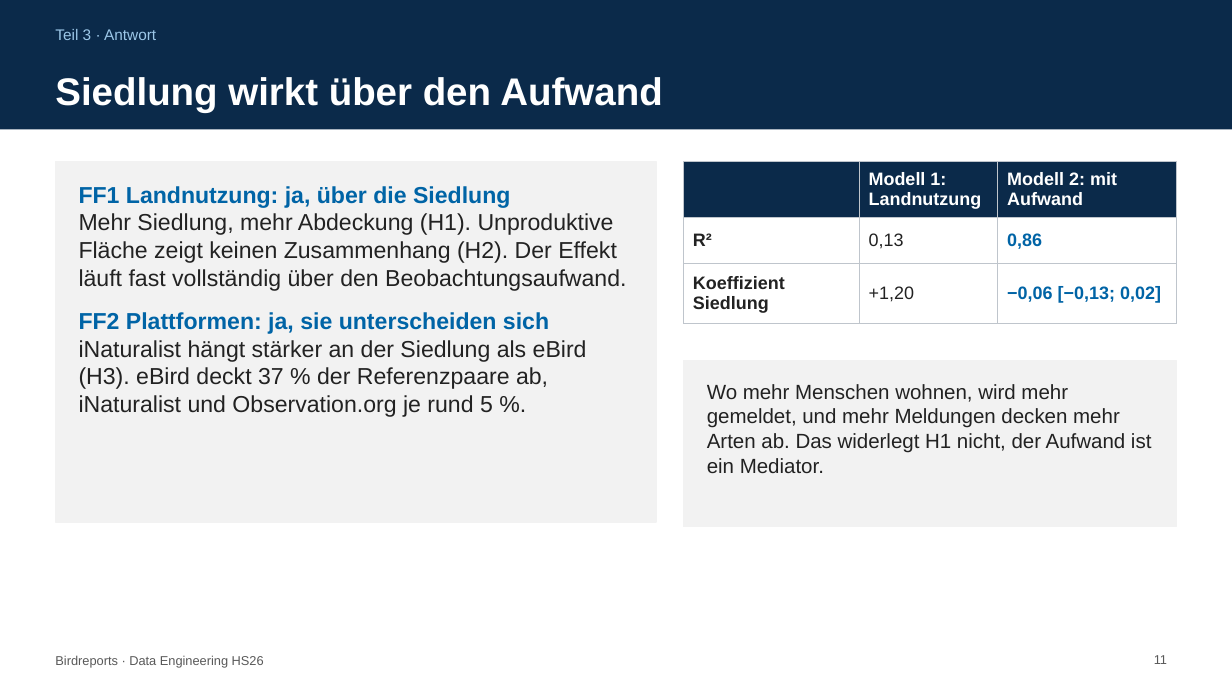
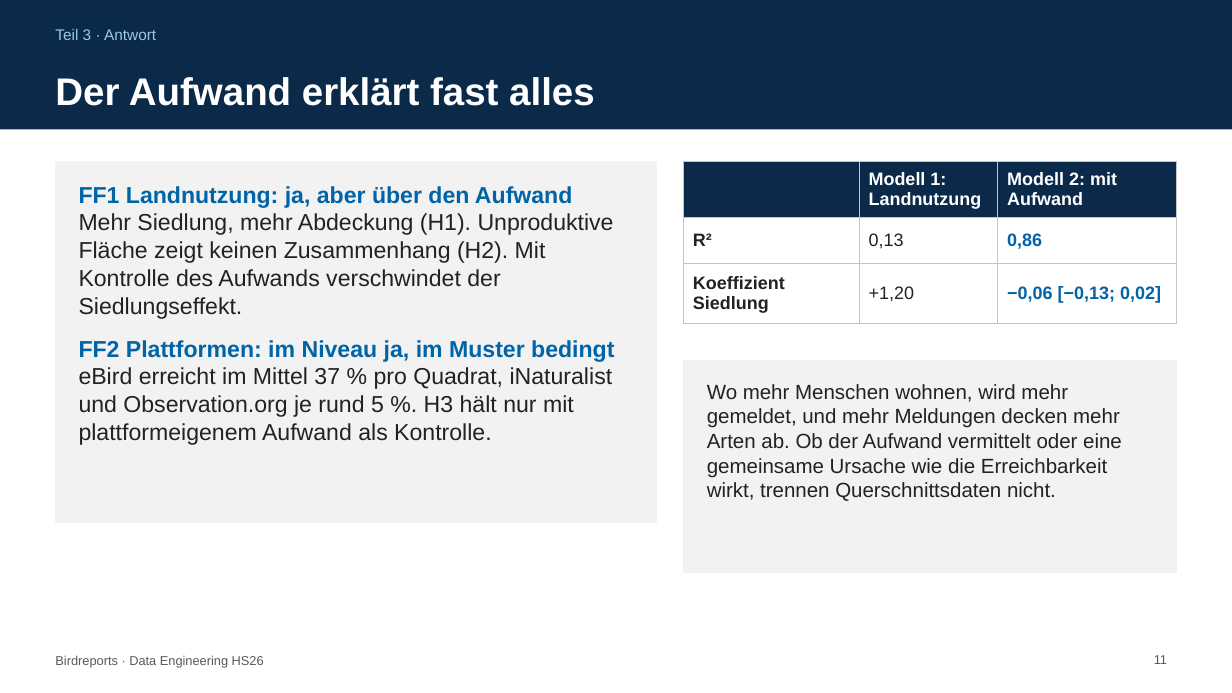
Before and after one commit to zhaw-marc/birdreports, a slide deck: slide 11 of docs/presentation/daeng_kolloquium1_rama_stermcnik_vogelmann_birdreports.pptx. Drawn at 1232x693 pixels with LibreOffice and Linux fonts; fonts in the diff are those of the drawing. Boxes give left, top, right and bottom in pixels: in the first picture for what was removed or moved away, otherwise in the second. Text is boxed around its words. In the diff, an @@ line names an element or a change of style, - is before the commit and + after.

```diff
--- a/docs/presentation/daeng_kolloquium1_rama_stermcnik_vogelmann_birdreports.pptx
+++ b/docs/presentation/daeng_kolloquium1_rama_stermcnik_vogelmann_birdreports.pptx
@@ title at bbox=[55, 77, 595, 106]: text changed @@
-Siedlung wirkt über den Aufwand
+Der Aufwand erklärt fast alles
@@ text at bbox=[79, 186, 614, 445]: text changed @@
-FF1 Landnutzung: ja, über die Siedlung
-Mehr Siedlung, mehr Abdeckung (H1). Unproduktive Fläche zeigt keinen Zusammenhang (H2). Der Effekt läuft fast vollständig über den Beobachtungsaufwand.
-FF2 Plattformen: ja, sie unterscheiden sich
-iNaturalist hängt stärker an der Siedlung als eBird (H3). eBird deckt 37 % der Referenzpaare ab, iNaturalist und Observation.org je rund 5 %.
+FF1 Landnutzung: ja, aber über den Aufwand
+Mehr Siedlung, mehr Abdeckung (H1). Unproduktive Fläche zeigt keinen Zusammenhang (H2). Mit Kontrolle des Aufwands verschwindet der Siedlungseffekt.
+FF2 Plattformen: im Niveau ja, im Muster bedingt
+eBird erreicht im Mittel 37 % pro Quadrat, iNaturalist und Observation.org je rund 5 %. H3 hält nur mit plattformeigenem Aufwand als Kontrolle.
@@ rectangle: place and size @@
-rectangle at bbox=[684, 360, 1177, 527]
+rectangle at bbox=[684, 360, 1177, 573]
@@ text at bbox=[707, 384, 1122, 501]: text changed @@
-Wo mehr Menschen wohnen, wird mehr gemeldet, und mehr Meldungen decken mehr Arten ab. Das widerlegt H1 nicht, der Aufwand ist ein Mediator.
+Wo mehr Menschen wohnen, wird mehr gemeldet, und mehr Meldungen decken mehr Arten ab. Ob der Aufwand vermittelt oder eine gemeinsame Ursache wie die Erreichbarkeit wirkt, trennen Querschnittsdaten nicht.
```
Also in this commit, not shown: 7 other slides changed, 1 slide added, 10 other files.
